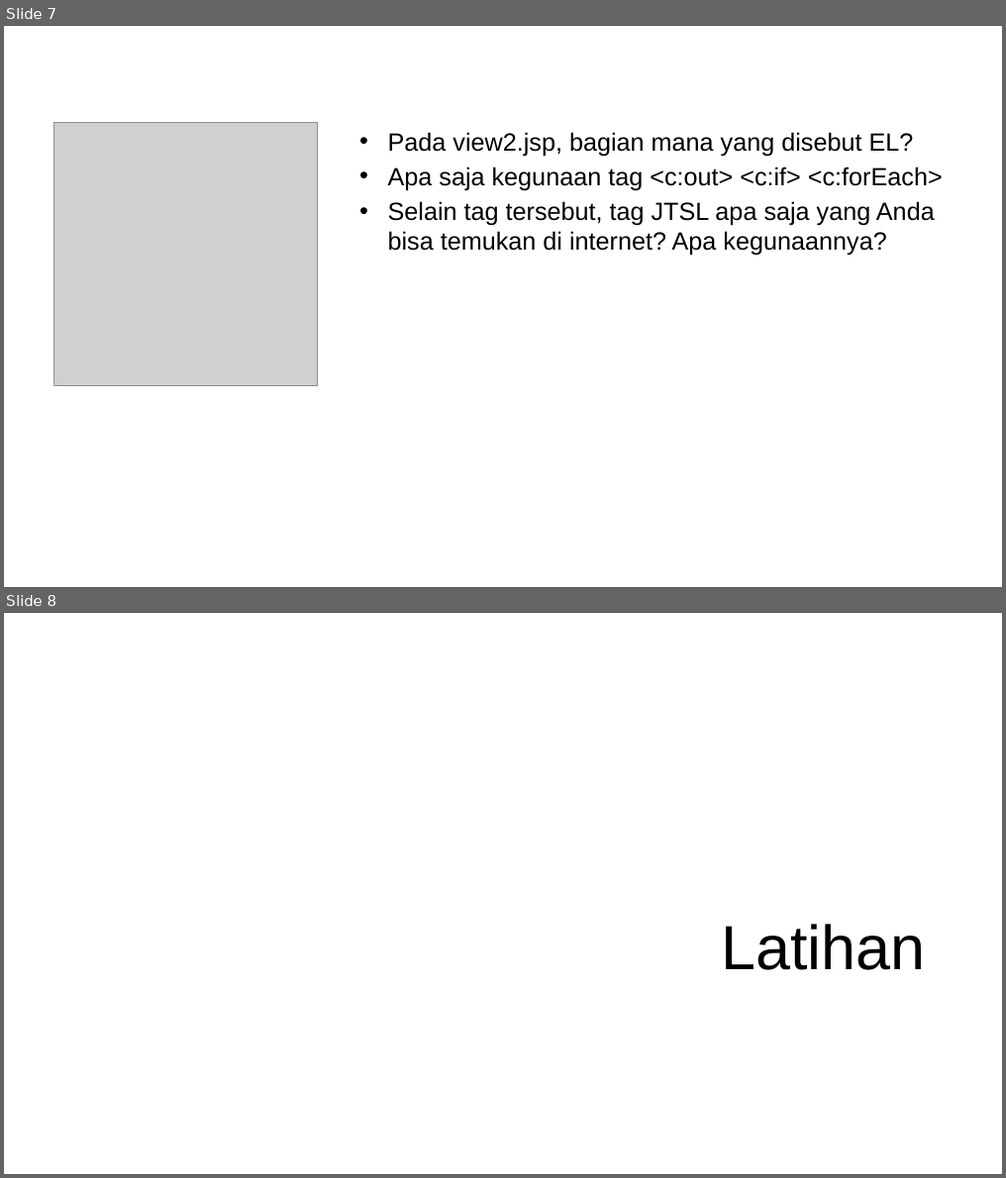
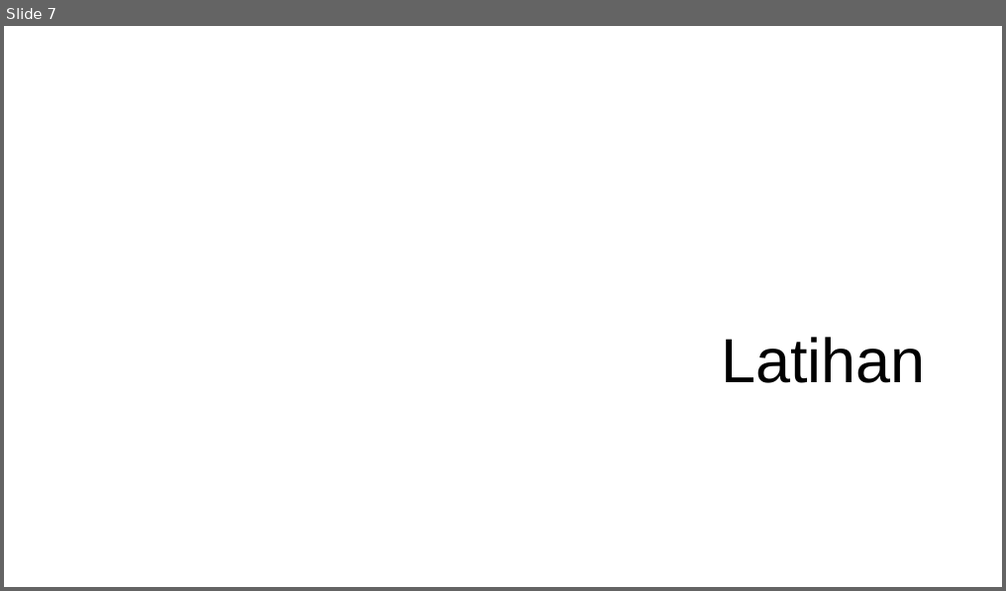
Before and after one commit to ruang-belajar/java-ee, a slide deck: docs/res/Java EE - Pertemuan 6.pptx. Shown one above the other, each under a label of ours: slides 7 and 8 before the commit, slide 7 after it. The pictures are 1006x1178 and 1006x591 pixels, drawn with LibreOffice and Linux fonts; fonts in the diff are those of the drawing; grey boxes stand for pictures; background and template pictures are left out. Boxes give left, top, right and bottom in pixels: in the first picture for what was removed or moved away, otherwise in the second. Text is boxed around its words. In the diff, an @@ line names an element or a change of style, - is before the commit and + after.

```diff
--- a/docs/res/Java EE - Pertemuan 6.pptx
+++ b/docs/res/Java EE - Pertemuan 6.pptx
@@ slide 7 removed at (4, 26, 1002, 587), background picture (left out) @@
@@ title removed at (54, 42, 952, 89) @@
-Diskusi
@@ picture removed at (54, 122, 318, 385) @@
@@ text removed at (388, 132, 943, 256) @@
-• Pada view2.jsp, bagian mana yang disebut EL?
-• Apa saja kegunaan tag <c:out> <c:if> <c:forEach>
-• Selain tag tersebut, tag JTSL apa saja yang Anda bisa temukan di internet? Apa kegunaannya?
@@ what was slide 8 is now slide 7 @@
```
Also in this commit, not shown: 5 slides changed, 1 other slide removed, 9 other files.
